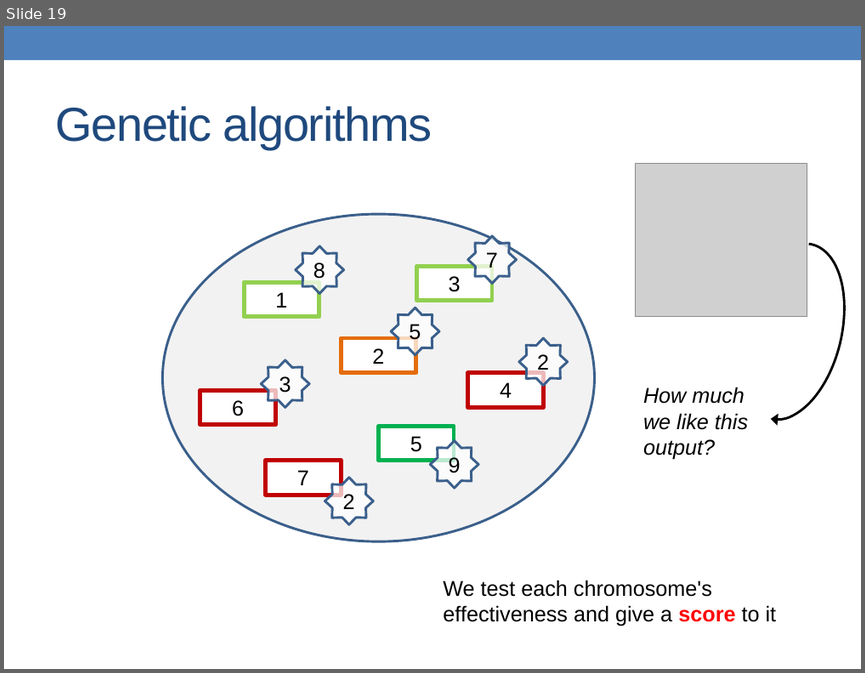
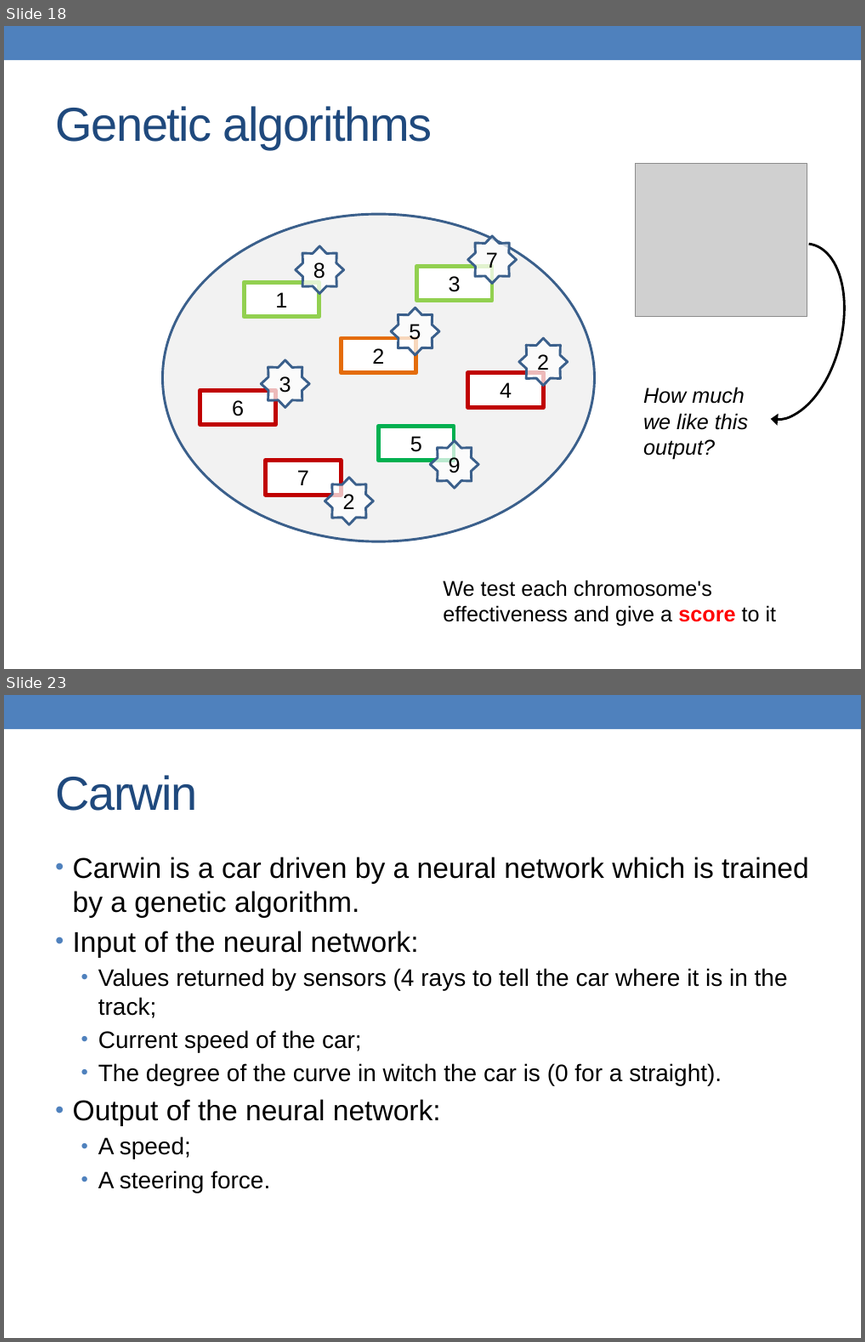
Before and after one commit to alessandrofrancesconi/carwin, a slide deck: presentation.pptx. Shown one above the other, each under a label of ours: slide 19 before the commit, slides 18 and 23 after it; the slides between them are not shown. The pictures are 865x673 and 865x1342 pixels, drawn with LibreOffice and Linux fonts; fonts in the diff are those of the drawing; grey boxes stand for pictures. Boxes give left, top, right and bottom in pixels: in the first picture for what was removed or moved away, otherwise in the second. Text is boxed around its words. In the diff, an @@ line names an element or a change of style, - is before the commit and + after.

```diff
--- a/presentation.pptx
+++ b/presentation.pptx
@@ slide 23 added at [4, 695, 861, 1338], background #FFFFFF; not listed: 1 template element that a slide beside it also shows @@
@@ title added at [55, 775, 197, 811], 40 pt, text #1F497D @@
+Carwin
@@ text added at [73, 857, 809, 1192], 20 pt, text #000000 @@
+• Carwin is a car driven by a neural network which is trained by a genetic algorithm.
+• Input of the neural network:
+  • Values returned by sensors (4 rays to tell the car where it is in the track;
+  • Current speed of the car;
+  • The degree of the curve in witch the car is (0 for a straight).
+• Output of the neural network:
+  • A speed;
+  • A steering force.
@@ what was slide 19 is now slide 18 @@
```
Also in this commit, not shown: 3 slides changed, 3 other slides added, 2 slides removed, 24 other files.
